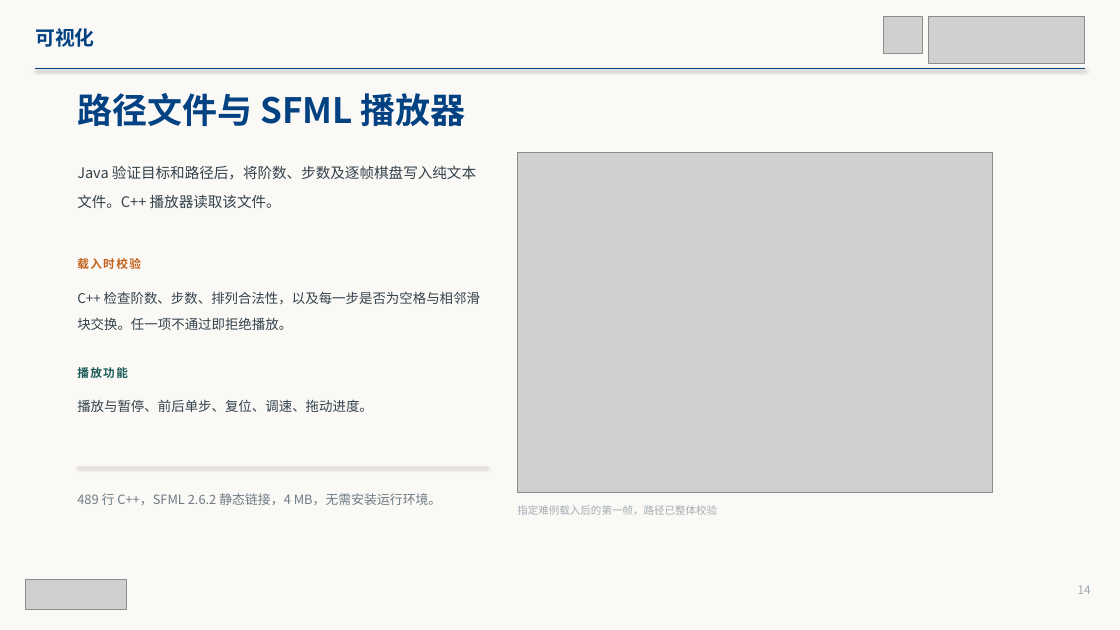
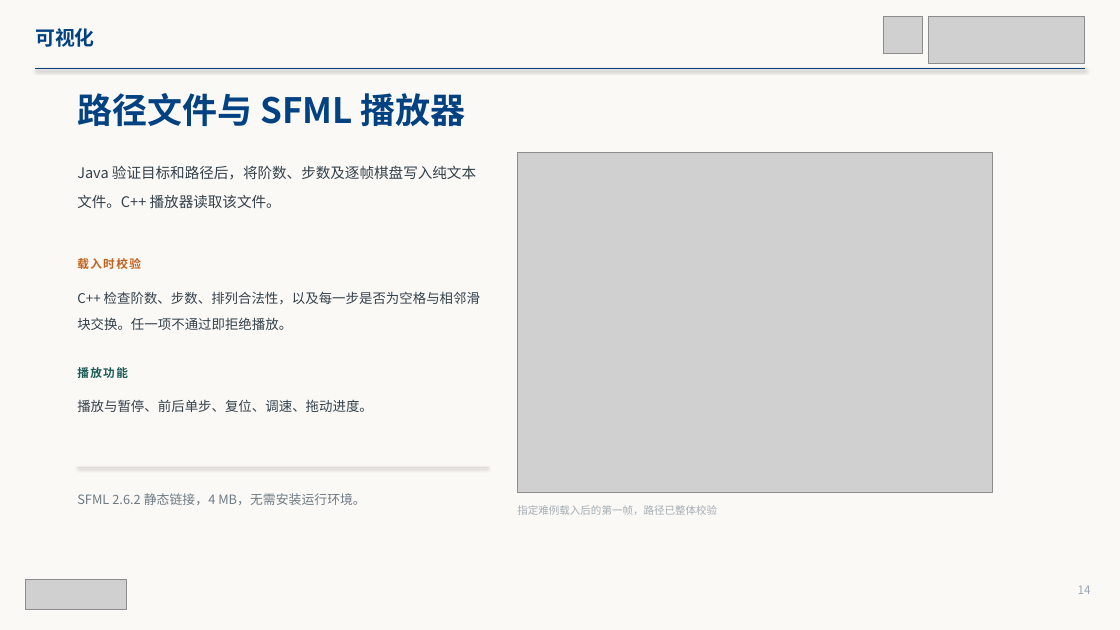
Before and after one commit to luojierochester/AI-Lab1, a slide deck: slide 14 of presentation/N-Puzzle实验一-课程汇报.pptx. Drawn at 1120x630 pixels with LibreOffice and Linux fonts; fonts in the diff are those of the drawing; grey boxes stand for pictures. Boxes give left, top, right and bottom in pixels: in the first picture for what was removed or moved away, otherwise in the second. Text is boxed around its words. In the diff, an @@ line names an element or a change of style, - is before the commit and + after.

```diff
--- a/presentation/N-Puzzle实验一-课程汇报.pptx
+++ b/presentation/N-Puzzle实验一-课程汇报.pptx
@@ text at (77,493,366,505): text changed @@
-489 行 C++，SFML 2.6.2 静态链接，4 MB，无需安装运行环境。
+SFML 2.6.2 静态链接，4 MB，无需安装运行环境。
```
Also in this commit, not shown: 19 other files.
